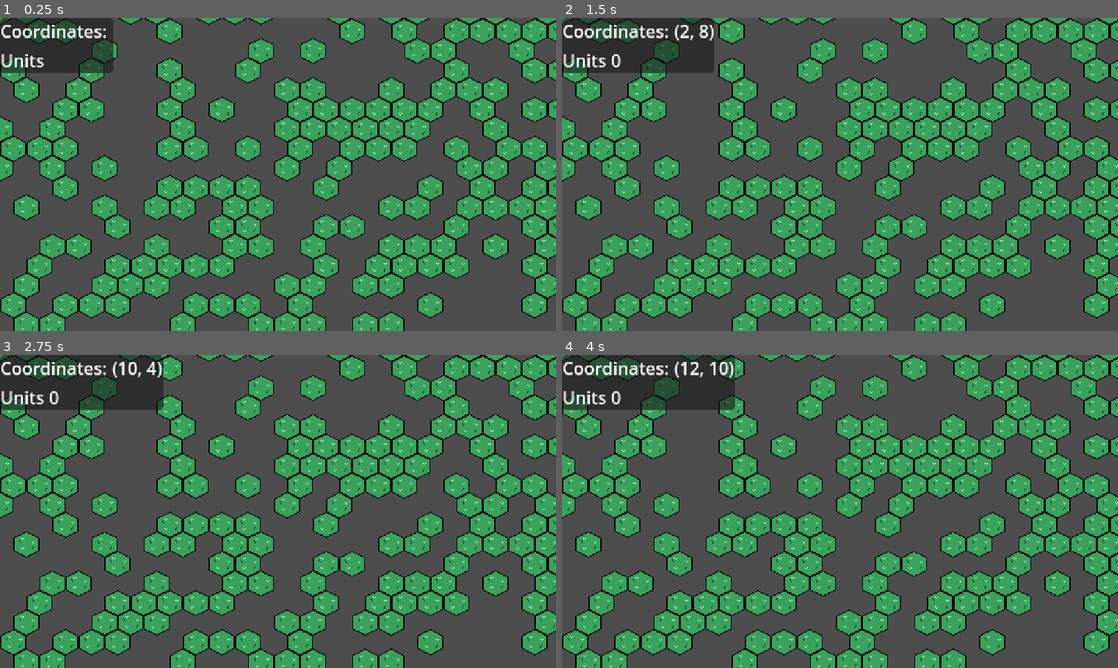
Above: before the commit, frames 1-4 (two rows, left to right).
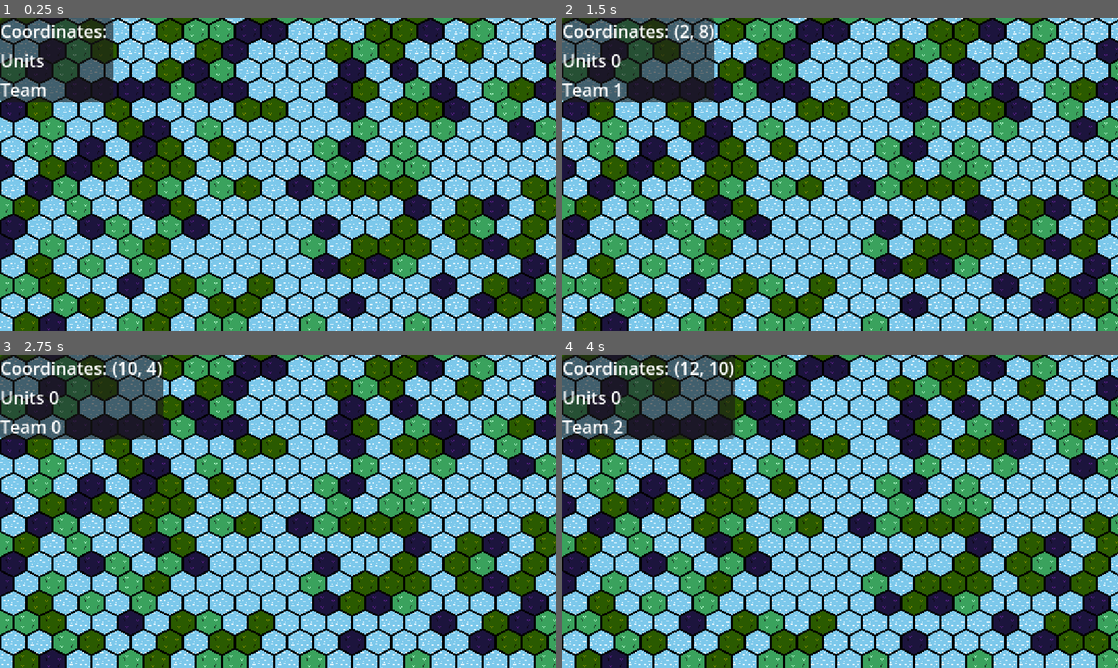
Above: after the commit, the same moments.

Repository: feored/LD54
Game: Godot game, scene res://scenes/main.tscn
The game is run twice, just before and just after one commit, with the same random seed, the same clock (stepped at 60 frames per second) and the same inputs.
Inputs (mouse positions are in pixels of both pictures, inside the frame that each line leads up to):
- Up to frame 1 (0.25 s): no input
- Up to frame 2 (1.5 s): tap Enter at 0.5 s; move the mouse to (962, 158) at 0.52 s; click (962, 158) at 0.67 s; tap Space at 1.25 s; move the mouse to (728, 190) at 1.27 s; click (728, 190) at 1.42 s
- Up to frame 3 (2.75 s): tap Enter at 2 s; move the mouse to (333, 442) at 2.02 s; click (333, 442) at 2.17 s
- Up to frame 4 (4 s): tap Space at 2.75 s; move the mouse to (812, 574) at 2.77 s; click (812, 574) at 2.92 s; tap Enter at 3.5 s; move the mouse to (1006, 558) at 3.52 s; click (1006, 558) at 3.67 s

The runs differ from the first frame. In frame 1, 86% of the frame differs, in the area x 0-100%, y 0-100%; in frame 2, 86%; in frame 3, 86%; in frame 4, 86%.

Commit message:
teams

Diff:
--- a/constants.gd
+++ b/constants.gd
@@ -2,7 +2,7 @@
 
 const TILE_SIZE = 24
 const WORLD_CENTER = Vector2(512 / 24 / 2, 288 / 24 / 2)
-const WORLD_BOUNDS = Vector2(20, 12)
+const WORLD_BOUNDS = Vector2(20, 15)
 
 const TILE_GRASS = 1
 const TILE_WATER = 0
--- a/scenes/main.tscn
+++ b/scenes/main.tscn
@@ -23,7 +23,13 @@
 [sub_resource type="TileSetAtlasSource" id="TileSetAtlasSource_7xr4p"]
 texture = ExtResource("2_mnyeh")
 texture_region_size = Vector2i(24, 24)
+0:0/next_alternative_id = 4
 0:0/0 = 0
+0:0/1 = 1
+0:0/2 = 2
+0:0/2/modulate = Color(0.721014, 0.555474, 1.92523e-07, 1)
+0:0/3 = 3
+0:0/3/modulate = Color(0.490196, 0.121569, 0.65098, 1)
 
 [sub_resource type="TileSet" id="TileSet_hs0yf"]
 tile_shape = 3
@@ -83,3 +89,14 @@
 [node name="Units" type="Label" parent="UI/CanvasLayer/PanelContainer/VBoxContainer/Units"]
 unique_name_in_owner = true
 layout_mode = 2
+
+[node name="Team" type="HBoxContainer" parent="UI/CanvasLayer/PanelContainer/VBoxContainer"]
+layout_mode = 2
+
+[node name="Label2" type="Label" parent="UI/CanvasLayer/PanelContainer/VBoxContainer/Team"]
+layout_mode = 2
+text = "Team"
+
+[node name="TeamLabel" type="Label" parent="UI/CanvasLayer/PanelContainer/VBoxContainer/Team"]
+unique_name_in_owner = true
+layout_mode = 2
--- a/world/gen.gd
+++ b/world/gen.gd
@@ -3,7 +3,7 @@
 @onready var camera = $Camera2D
 @onready var coordsLabel = $"%Coordinates"
 @onready var unitsLabel = $"%Units"
-
+@onready var teamLabel = $"%TeamLabel"
 
 var clicked_tile = null
 var tile = load("res://world/tile.gd")
@@ -13,14 +13,17 @@
 func update_cell(changed_tile):
 	if not tiles.has(changed_tile.coords):
 		tiles[changed_tile.coords] = changed_tile
-	self.set_cell(0, changed_tile.coords, changed_tile.tile_type, Vector2i(0, 0), 0)
+	var alt = changed_tile.team if changed_tile.tile_type == 1 else 0
+	self.set_cell(0, changed_tile.coords, changed_tile.tile_type, Vector2i(0, 0), alt)
 
 
 # Called when the node enters the scene tree for the first time.
 func _ready():
 	for i in range(-Constants.WORLD_BOUNDS.x, Constants.WORLD_BOUNDS.x):
 		for j in range(-Constants.WORLD_BOUNDS.y, Constants.WORLD_BOUNDS.y):
-			var new_tile = tile.new(Vector2i(Constants.WORLD_CENTER.x + i, Constants.WORLD_CENTER.y + j), (randi() % 2) + 1)
+			var land = (randi() % 2)
+			var team = (randi() % 3) + 1 if land else 0
+			var new_tile = tile.new(Vector2i(Constants.WORLD_CENTER.x + i, Constants.WORLD_CENTER.y + j), land, team)
 			update_cell(new_tile)
 
 
@@ -35,17 +38,16 @@
 			# var new_tile = tile.new(global_pos_to_coords(event.position), 1)
 			# self.update_cell(new_tile)
 			var coords_clicked = global_pos_to_coords(event.position)
-			print("clicked: ", coords_clicked)
-			print("has: ", self.tiles.has(coords_clicked))
 			if self.tiles.has(coords_clicked):
 				clicked_tile = self.tiles[coords_clicked]
 				coordsLabel.text = str(clicked_tile.coords)
 				unitsLabel.text = str(clicked_tile.units)
+				teamLabel.text = str(clicked_tile.team)
 			else:
 				print(coords_clicked)
 				print(self.tiles.keys())
 		if event.button_index == MOUSE_BUTTON_RIGHT and event.pressed:
-			var new_tile = tile.new(global_pos_to_coords(event.position), 0)
+			var new_tile = tile.new(global_pos_to_coords(event.position), 0, 0)
 			self.update_cell(new_tile)
 
 
--- a/world/tile.gd
+++ b/world/tile.gd
@@ -3,10 +3,12 @@
 class_name Tile
 
 var coords: Vector2i = Vector2i(0, 0)
+var team = 0
 var tile_type: int = Constants.TILE_GRASS
 var units: int = 0
 
 
-func _init(init_coords: Vector2, init_tile_type: int):
+func _init(init_coords: Vector2, init_tile_type: int, init_team: int):
 	self.coords = init_coords
 	self.tile_type = init_tile_type
+	self.team = init_team
